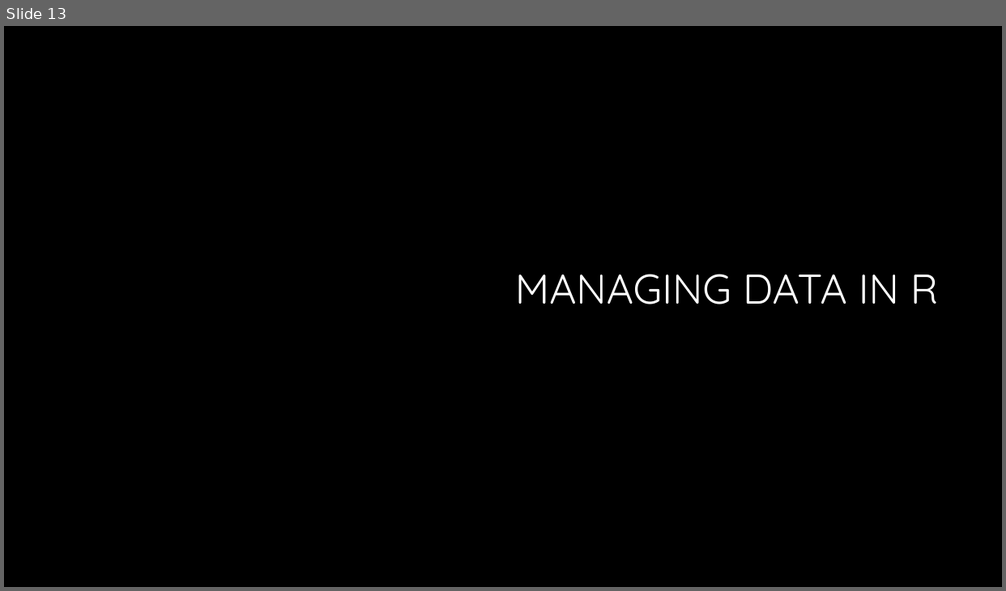
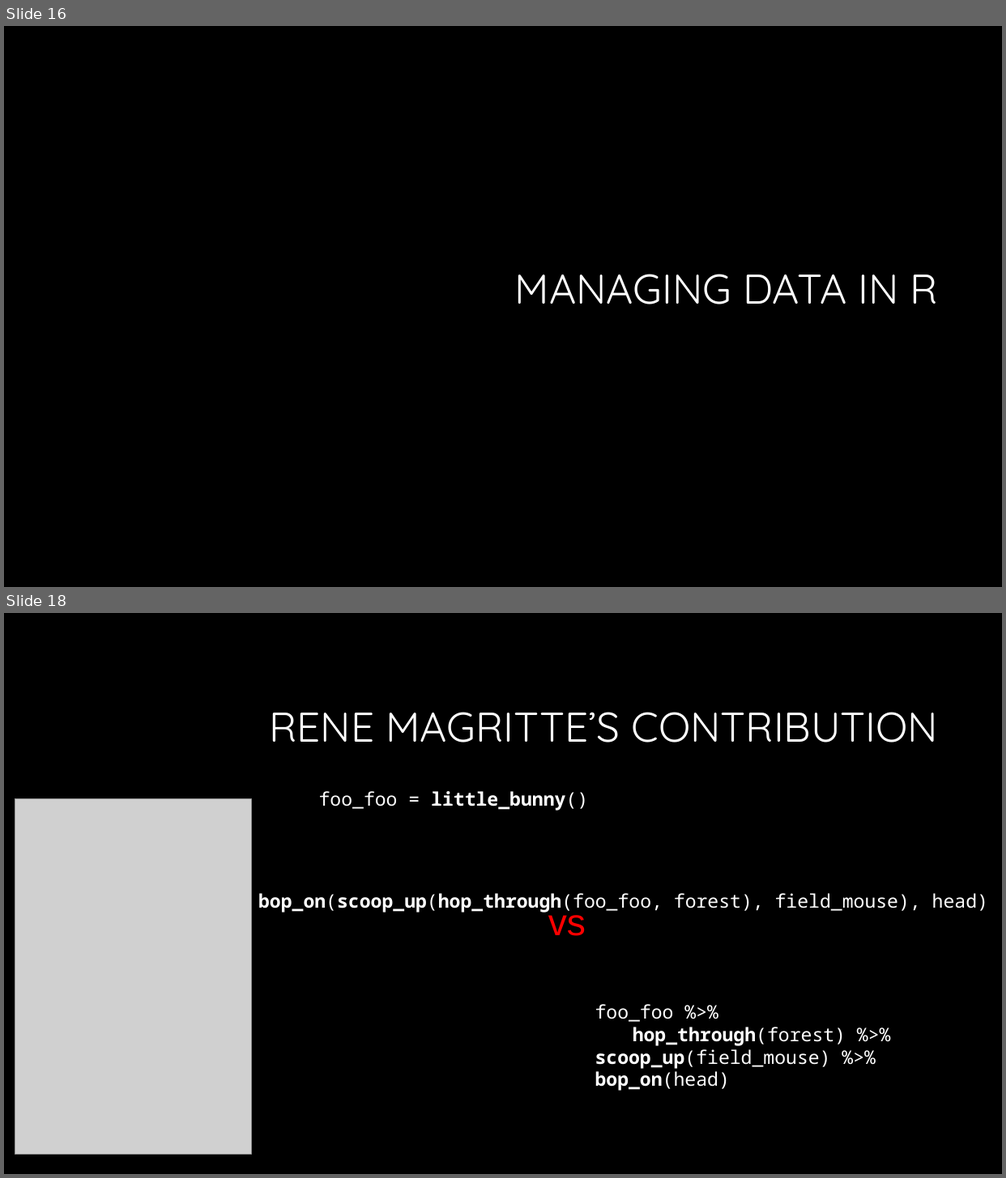
Before and after one commit to bmewing/TCQF2016, a slide deck: Reproducible data analysis.pptx. Shown one above the other, each under a label of ours: slide 13 before the commit, slides 16 and 18 after it; the slides between them are not shown. The pictures are 1006x591 and 1006x1178 pixels, drawn with LibreOffice and Linux fonts; fonts in the diff are those of the drawing; grey boxes stand for pictures; background and template pictures are left out. Boxes give left, top, right and bottom in pixels: in the first picture for what was removed or moved away, otherwise in the second. Text is boxed around its words. In the diff, an @@ line names an element or a change of style, - is before the commit and + after.

```diff
--- a/Reproducible data analysis.pptx
+++ b/Reproducible data analysis.pptx
@@ slide 18 added at [4, 613, 1002, 1174], background #000000 @@
@@ title added at [269, 712, 939, 743], 40 pt, text #FFFFFF @@
+RENE MAGRITTE’S CONTRIBUTION
@@ picture added at [15, 798, 251, 1154] @@
@@ text added at [319, 791, 588, 811], 18 pt, text #FFFFFF, bold @@
+foo_foo = little_bunny()
@@ text added at [258, 893, 988, 913], 18 pt, text #FFFFFF @@
+bop_on(scoop_up(hop_through(foo_foo, forest), field_mouse), head)
@@ text added at [548, 906, 586, 936], 36 pt, text #FF0000 @@
+vs
@@ text added at [595, 1004, 846, 1091], 18 pt, text #FFFFFF @@
+foo_foo %>%
+hop_through(forest) %>% scoop_up(field_mouse) %>% bop_on(head)
@@ what was slide 13 is now slide 16 @@
```
Also in this commit, not shown: 25 other slides added, 1 slide removed, 5 other files.
